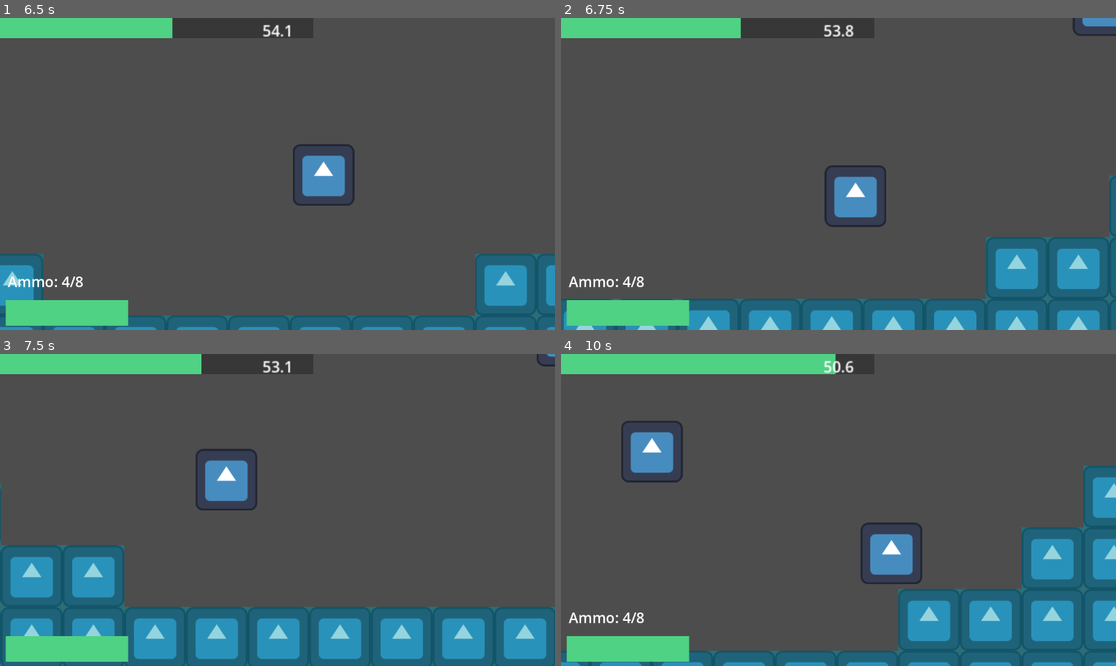
Above: before the commit, frames 1-4 (two rows, left to right).
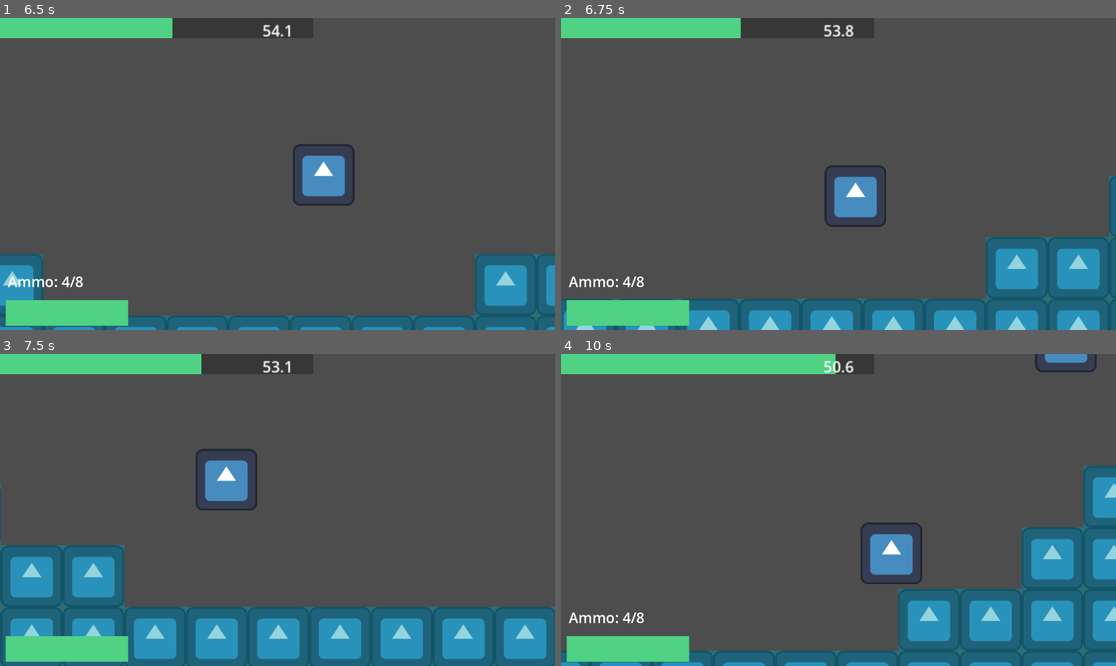
Above: after the commit, the same moments.

Repository: dzfrias/gladiator
Game: Godot game, scene res://scenes/test_scene.tscn
Two runs of this game, one before a commit and one after it. Both use one fixed random seed, a clock stepped at 60 frames per second and the inputs below. The engine's default icon, where the game draws it, is replaced by a stand-in: a white triangle on a blue panel in a dark square.
Inputs (mouse positions are in pixels of both pictures, inside the frame that each line leads up to):
- Up to frame 1 (6.5 s): click "Enter Mission" at 0.5 s; move the mouse to (399, 158) at 1.27 s; press the mouse at (399, 158) at 1.28 s; hold D (right) 1.28-2.78 s; tap Space (jump) at 1.52, 1.82, 2.27, 2.57, 3.77, 4.07, 4.52, 4.82, 5.27, 5.57 s; move the mouse to (166, 189) at 2.02 s; release the mouse at (166, 189) at 2.03 s; tap E (roll) at 2.1 s; move the mouse to (333, 105) at 2.77 s; hold A (left) 2.78-3.53 s; hold Q (toggle_weapon) 2.78-3.53 s; move the mouse to (249, 236) at 3.52 s; hold D (right) 3.53-5.03 s; click (249, 236) at 3.6 s; move the mouse to (444, 220) at 4.27 s; hold E (roll) 4.28-5.03 s; move the mouse to (111, 127) at 5.02 s; hold A (left) 5.03-5.78 s; tap Q (toggle_weapon) at 5.1 s; move the mouse to (305, 174) at 5.77 s; press the mouse at (305, 174) at 5.78 s; hold D (right) from 5.78 s (still down)
- Up to frame 2 (6.75 s): move the mouse to (755, 96) at 6.52 s; release D (right) at 6.53 s; release the mouse at (755, 96) at 6.53 s; hold A (left) from 6.53 s (still down); tap E (roll) at 6.6 s
- Up to frame 3 (7.5 s): keep holding A (left); tap Space (jump) at 6.77, 7.07 s; move the mouse to (399, 494) at 7.27 s; hold Q (toggle_weapon) from 7.28 s (still down)
- Up to frame 4 (10 s): tap Space (jump) at 7.52, 7.82, 8.27, 8.57, 9.77 s; move the mouse to (727, 525) at 8.02 s; release A (left) at 8.03 s; release Q (toggle_weapon) at 8.03 s; hold D (right) from 8.03 s (still down); click (727, 525) at 8.1 s; move the mouse to (894, 441) at 8.77 s; hold E (roll) 8.78-9.53 s; move the mouse to (810, 572) at 9.52 s; tap Q (toggle_weapon) at 9.6 s

Frame 1 is identical in both runs. In frame 2, 0.2% of the frame differs, in the area x 92-100%, y 0-6%; in frame 3, less than 0.1%; in frame 4, 1.6%, in the area x 10-97%, y 0-42%.

Commit message:
set vulture to not move when idle

Diff:
--- a/resources/pistol.tres
+++ b/resources/pistol.tres
@@ -9,3 +9,4 @@
 reload_time = 1.0
 max_ammo = 8
 firing_interval = 0.5
+knockback = 1000.0
--- a/scripts/enemies/vulture.gd
+++ b/scripts/enemies/vulture.gd
@@ -60,6 +60,7 @@
 
 	match _state:
 		State.IDLE:
+			_velocity = Vector2.ZERO
 			# TODO patrol
 			pass
 		State.TRACKING:
